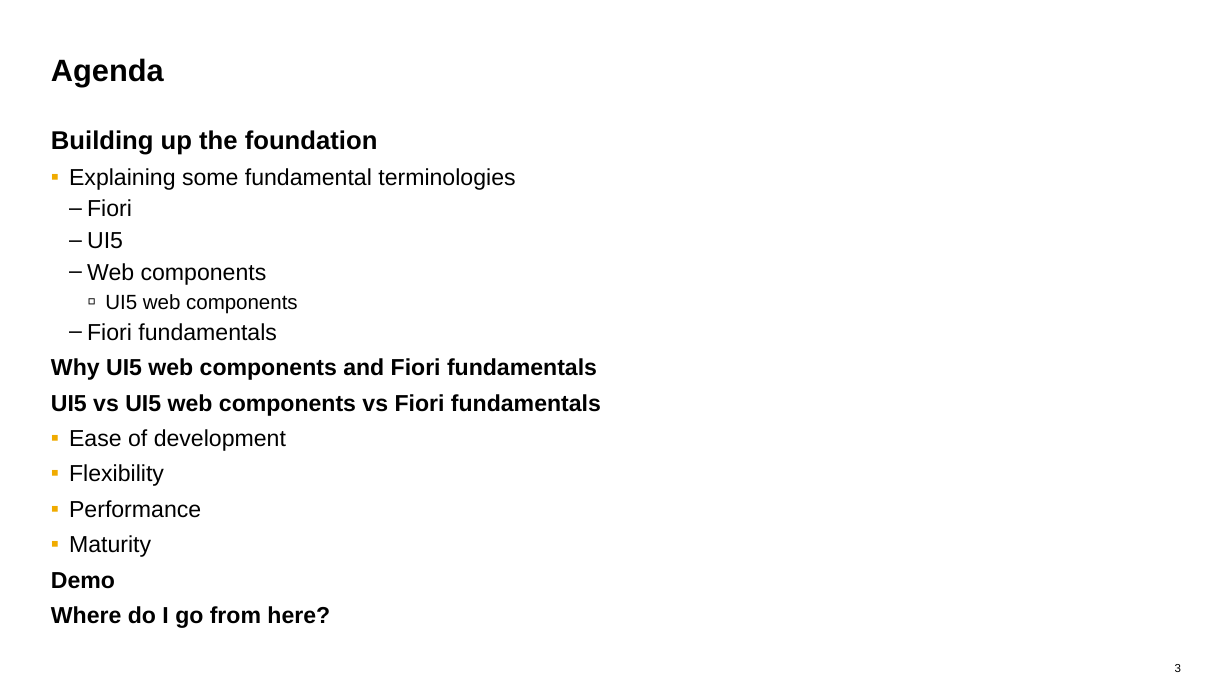
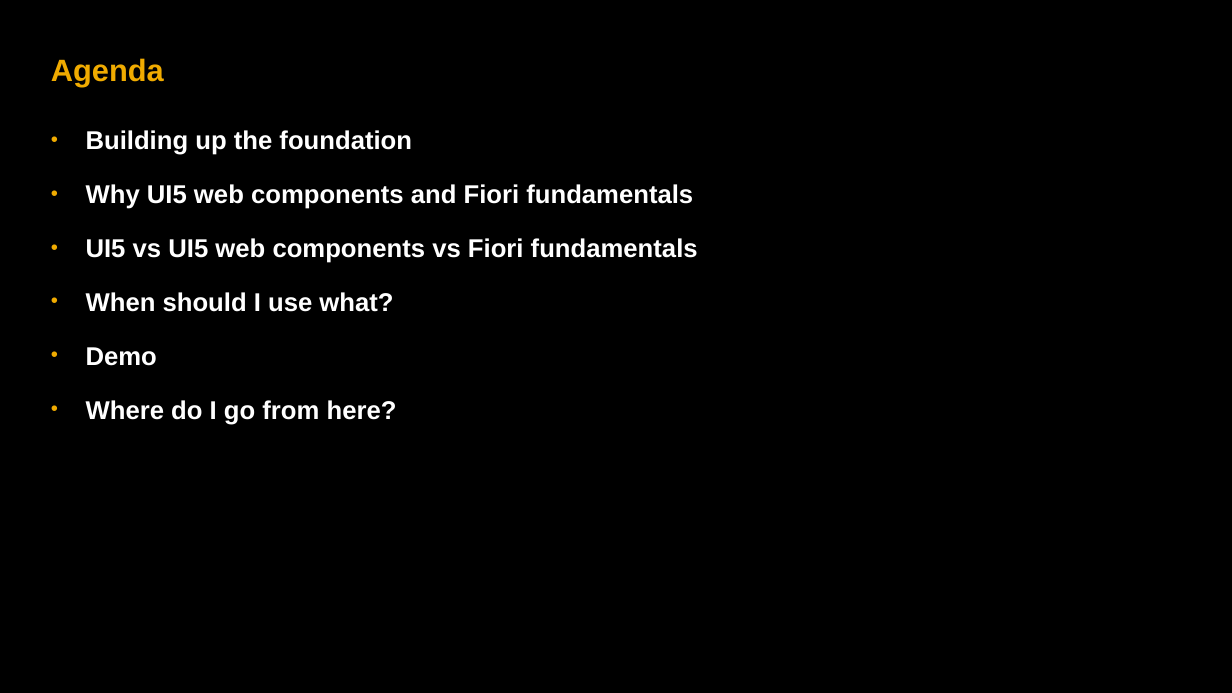
Before and after one commit to rishabh62/UI5con, a slide deck: slide 3 of UI5con.pptx. Drawn at 1232x693 pixels with LibreOffice and Linux fonts; fonts in the diff are those of the drawing. Boxes give left, top, right and bottom in pixels: in the first picture for what was removed or moved away, otherwise in the second. Text is boxed around its words. In the diff, an @@ line names an element or a change of style, - is before the commit and + after.

```diff
--- a/UI5con.pptx
+++ b/UI5con.pptx
@@ background #FFFFFF to #000000 @@
@@ title "Agenda" at bbox=[51, 58, 164, 87]: text colour #000000 to #F0AB00 @@
@@ text at bbox=[86, 130, 698, 425]: text colour #000000 to #FFFFFF in "Building up the foundation", "Why UI5 web components and Fiori fundamentals", "UI5 vs UI5 web components vs Fiori ...", "Demo" and 1 more places; size 18 to 20 pt in "Why UI5 web components and Fiori fundamentals", "UI5 vs UI5 web components vs Fiori ...", "Demo", "Where do I go from here?"; bullet none to •; list level 2 to 1 in "Why UI5 web components and ..."; list level 2 to 1 in "UI5 vs UI5 web components ..."; list level 2 to 1 in "Demo"; list level 2 to 1 in "Where do I go from ..." @@
@@ text at bbox=[69, 168, 515, 341]: paragraphs removed @@
-  ▪ Explaining some fundamental terminologies
-    – Fiori
-    – UI5
-    – Web components
-      ▫ UI5 web components
-    – Fiori fundamentals
@@ text at bbox=[86, 292, 393, 312]: text changed; size 18 to 20 pt; text colour #000000 to #FFFFFF; bold on @@
-  ▪ Ease of development
-  ▪ Flexibility
-  ▪ Performance
-  ▪ Maturity
+• When should I use what?
@@ page number removed at bbox=[1175, 664, 1181, 672] @@
-3
```
Also in this commit, not shown: 8 other slides changed, 4 slides added, 4 slides removed.
